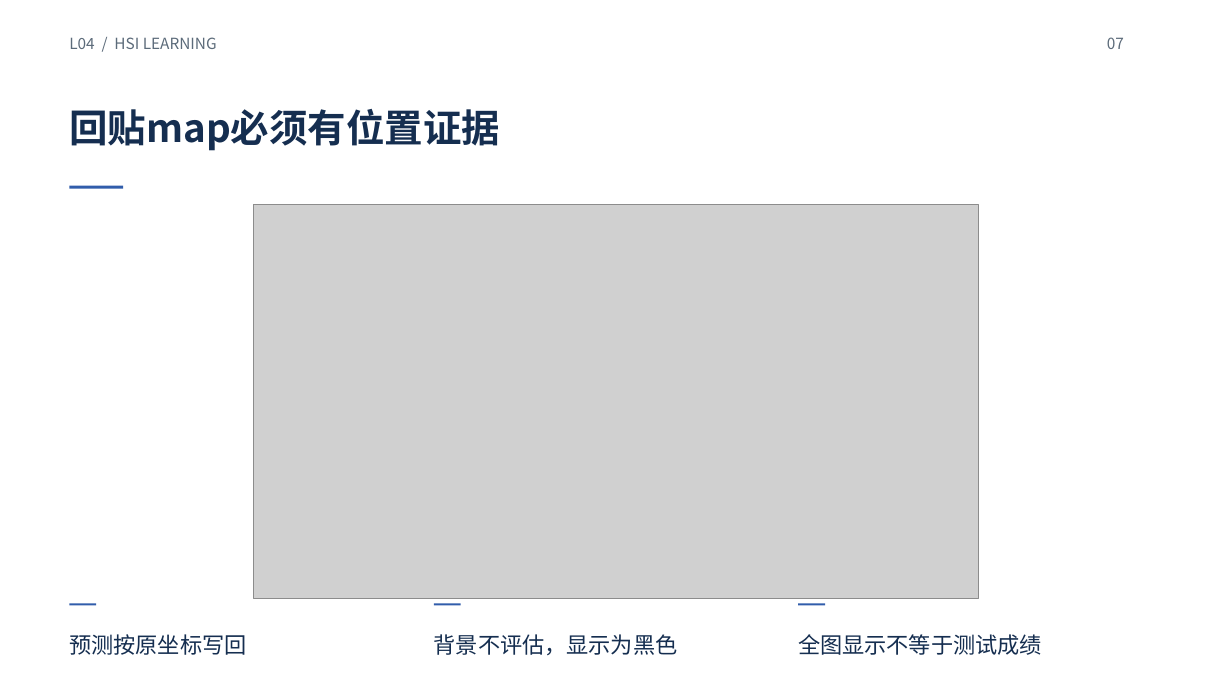
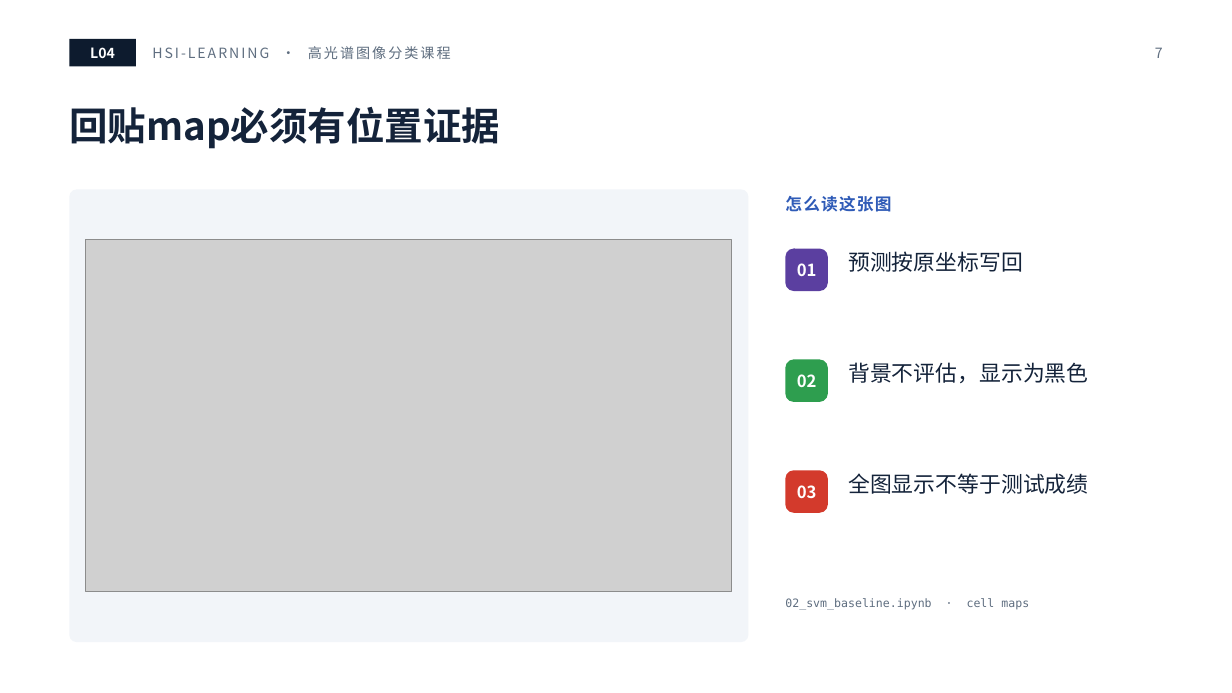
Before and after one commit to masskx/HSI-Learning, a slide deck: slide 7 of slides/decks/L04-patch.pptx. Drawn at 1232x693 pixels with LibreOffice and Linux fonts; fonts in the diff are those of the drawing; grey boxes stand for pictures. Boxes give left, top, right and bottom in pixels: in the first picture for what was removed or moved away, otherwise in the second. Text is boxed around its words. In the diff, an @@ line names an element or a change of style, - is before the commit and + after.

```diff
--- a/slides/decks/L04-patch.pptx
+++ b/slides/decks/L04-patch.pptx
@@ text removed at (69,37,217,49) @@
-L04 / HSI LEARNING
@@ rectangle added at (69,39,136,67), fill #0D1B2E @@
@@ text added at (90,47,115,58), 11 pt, text #FFFFFF, bold @@
+L04
@@ text added at (152,46,451,59), 11 pt, text #5F6E80 @@
+HSI-LEARNING · 高光谱图像分类课程
@@ text removed at (1107,37,1124,49) @@
-07
@@ page number added at (1155,47,1163,58), 11 pt, text #5F6E80 @@
+7
@@ title "回贴map必须有位置证据" at (69,107,500,149): text colour #152E50 to #14233A @@
@@ rectangle removed at (69,186,123,189) @@
@@ rounded rectangle added at (69,189,749,642), fill #F2F5F9 @@
@@ text added at (785,195,891,212), 13 pt, text #2F5BB7, bold @@
+怎么读这张图
@@ picture: place and size @@
-picture at (254,204,979,599)
+picture at (86,240,732,592)
@@ rounded rectangle added at (786,249,828,291), fill #5B3FA0 @@
@@ text added at (797,263,817,276), 13 pt, text #FFFFFF, bold @@
+01
@@ text "预测按原坐标写回": place and size @@
-text "预测按原坐标写回" at (69,634,246,655)
+text "预测按原坐标写回" at (848,251,1023,272)
@@ size 17.2 to 17 pt, text colour #152E50 to #14233A; line spacing 1 to 1.15; vertical alignment middle to top in 3 elements at (848,473,1088,494), (848,251,1023,272), (848,362,1088,383) @@
@@ text "背景不评估，显示为黑色": place and size @@
-text "背景不评估，显示为黑色" at (434,634,678,655)
+text "背景不评估，显示为黑色" at (848,362,1088,383)
@@ rounded rectangle added at (786,360,828,402), fill #2E9E4F @@
@@ text added at (797,374,817,387), 13 pt, text #FFFFFF, bold @@
+02
@@ rounded rectangle added at (786,470,828,513), fill #D33A2C @@
@@ text "全图显示不等于测试成绩": place and size @@
-text "全图显示不等于测试成绩" at (798,634,1042,655)
+text "全图显示不等于测试成绩" at (848,473,1088,494)
@@ text added at (797,485,817,498), 13 pt, text #FFFFFF, bold @@
+03
@@ text added at (785,598,1029,610), 9 pt, text #5F6E80 @@
+02_svm_baseline.ipynb · cell maps
@@ rectangle removed at (69,604,96,605) @@
@@ rectangle removed at (433,604,460,605) @@
@@ rectangle removed at (799,604,825,605) @@
```
Also in this commit, not shown: 11 other slides changed, 20 other files.
